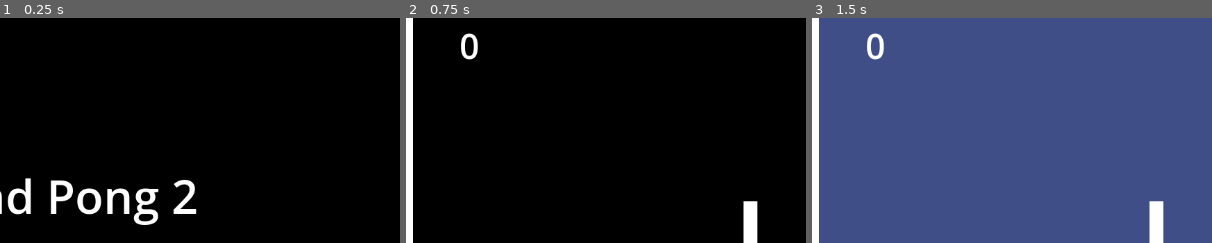
Above: before the commit, frames 1-3 (left to right).
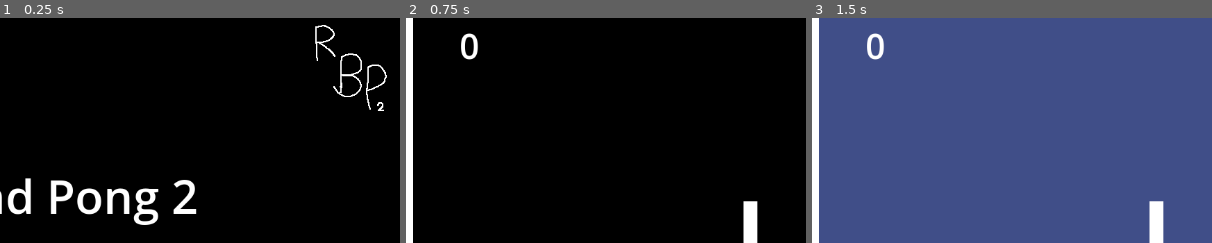
Above: after the commit, the same moments.

Repository: DDSuarez/ReallyBadPong2
Game: Godot game, scene res://src/scenes/main_menu.tscn
Two runs of this game, one before a commit and one after it. Both use one fixed random seed, a clock stepped at 60 frames per second and the inputs below. Before the commit the project starts from res://main_menu.tscn.
Inputs:
- Up to frame 1 (0.25 s): no input
- Up to frame 2 (0.75 s): click "2 Player" at 0.5 s
- Up to frame 3 (1.5 s): tap Enter at 1.25 s; hold W (p1_up) from 1.28 s (still down); tap A (p1_jam) at 1.35 s
The pictures show only the part of the screen within x 50-100%, y 0-50%; the shares and areas given below are measured in that part.

The runs differ from the first frame. In frame 1, 0.8% of the frame differs, in the area x 78-97%, y 3-42%; in frame 2, nothing differs; in frame 3, nothing differs.

Commit message:
re-architecting folder structure

Diff:
--- a/icon.svg
+++ /dev/null
@@ -1 +0,0 @@
-<svg height="128" width="128" xmlns="http://www.w3.org/2000/svg"><rect x="2" y="2" width="124" height="124" rx="14" fill="#363d52" stroke="#212532" stroke-width="4"/><g transform="scale(.101) translate(122 122)"><g fill="#fff"><path d="M105 673v33q407 354 814 0v-33z"/><path fill="#478cbf" d="m105 673 152 14q12 1 15 14l4 67 132 10 8-61q2-11 15-15h162q13 4 15 15l8 61 132-10 4-67q3-13 15-14l152-14V427q30-39 56-81-35-59-83-108-43 20-82 47-40-37-88-64 7-51 8-102-59-28-123-42-26 43-46 89-49-7-98 0-20-46-46-89-64 14-123 42 1 51 8 102-48 27-88 64-39-27-82-47-48 49-83 108 26 42 56 81zm0 33v39c0 276 813 276 813 0v-39l-134 12-5 69q-2 10-14 13l-162 11q-12 0-16-11l-10-65H447l-10 65q-4 11-16 11l-162-11q-12-3-14-13l-5-69z"/><path d="M483 600c3 34 55 34 58 0v-86c-3-34-55-34-58 0z"/><circle cx="725" cy="526" r="90"/><circle cx="299" cy="526" r="90"/></g><g fill="#414042"><circle cx="307" cy="532" r="60"/><circle cx="717" cy="532" r="60"/></g></g></svg>
--- a/project.godot
+++ b/project.godot
@@ -11,13 +11,15 @@
 [application]
 
 config/name="ReallyBadPong2"
-run/main_scene="res://main_menu.tscn"
+config/description="Pong but bad."
+config/version="1"
+run/main_scene="res://src/scenes/main_menu.tscn"
 config/features=PackedStringArray("4.2", "Forward Plus")
-config/icon="res://icon.svg"
+config/icon="res://assets/images/icon.png"
 
 [autoload]
 
-Globals="*res://globals.gd"
+Globals="*res://src/scripts/globals.gd"
 
 [display]
 
--- a/ball.tscn
+++ b/src/scenes/ball.tscn
@@ -1,7 +1,7 @@
 [gd_scene load_steps=4 format=3 uid="uid://d2pskdj6pp6np"]
 
-[ext_resource type="Script" path="res://ball.gd" id="1_hsn18"]
-[ext_resource type="AudioStream" uid="uid://mwhb71y66fdv" path="res://assets/ball_hit.wav" id="2_3rtc5"]
+[ext_resource type="Script" path="res://src/scripts/ball.gd" id="1_hsn18"]
+[ext_resource type="AudioStream" uid="uid://mwhb71y66fdv" path="res://assets/sounds/ball_hit.wav" id="2_dlrcc"]
 
 [sub_resource type="RectangleShape2D" id="RectangleShape2D_nwjwu"]
 size = Vector2(10, 10)
@@ -28,4 +28,4 @@
 shape = SubResource("RectangleShape2D_nwjwu")
 
 [node name="AudioStreamPlayer2D" type="AudioStreamPlayer2D" parent="."]
-stream = ExtResource("2_3rtc5")
+stream = ExtResource("2_dlrcc")
--- a/end_screen.tscn
+++ b/src/scenes/end_screen.tscn
@@ -1,9 +1,9 @@
 [gd_scene load_steps=2 format=3 uid="uid://dfx80ehjcavbg"]
 
-[ext_resource type="Script" path="res://end_screen.gd" id="1_ckdb2"]
+[ext_resource type="Script" path="res://src/scripts/end_screen.gd" id="1_6qxgj"]
 
 [node name="EndScreen" type="CanvasLayer"]
-script = ExtResource("1_ckdb2")
+script = ExtResource("1_6qxgj")
 
 [node name="Background" type="ColorRect" parent="."]
 offset_right = 1152.0
--- a/field.tscn
+++ b/src/scenes/field.tscn
@@ -1,10 +1,10 @@
 [gd_scene load_steps=9 format=3 uid="uid://lo32xksvi7sb"]
 
-[ext_resource type="Script" path="res://field.gd" id="1_3kao8"]
-[ext_resource type="Script" path="res://Player.gd" id="3_363c6"]
-[ext_resource type="Script" path="res://CPU.gd" id="4_0md7o"]
-[ext_resource type="PackedScene" uid="uid://d2pskdj6pp6np" path="res://ball.tscn" id="4_vvp0e"]
-[ext_resource type="AudioStream" uid="uid://d3jtx8ai5s0vx" path="res://assets/jingles-steel_00.ogg" id="5_410mk"]
+[ext_resource type="Script" path="res://src/scripts/field.gd" id="1_3kao8"]
+[ext_resource type="Script" path="res://src/scripts/Player.gd" id="3_363c6"]
+[ext_resource type="Script" path="res://src/scripts/CPU.gd" id="4_0md7o"]
+[ext_resource type="PackedScene" uid="uid://d2pskdj6pp6np" path="res://src/scenes/ball.tscn" id="4_vvp0e"]
+[ext_resource type="AudioStream" uid="uid://d3jtx8ai5s0vx" path="res://assets/sounds/jingles-steel_00.ogg" id="5_q5aiv"]
 
 [sub_resource type="RectangleShape2D" id="RectangleShape2D_ejmuw"]
 size = Vector2(20, 120)
@@ -134,7 +134,7 @@
 text = "Wrapped!"
 
 [node name="AudioStreamPlayer2D" type="AudioStreamPlayer2D" parent="."]
-stream = ExtResource("5_410mk")
+stream = ExtResource("5_q5aiv")
 
 [connection signal="body_entered" from="ScoreLeft" to="." method="_on_score_left_body_entered"]
 [connection signal="body_entered" from="ScoreRight" to="." method="_on_score_right_body_entered"]
--- a/main_menu.tscn
+++ b/src/scenes/main_menu.tscn
@@ -1,9 +1,10 @@
-[gd_scene load_steps=2 format=3 uid="uid://dp0mcgh1qtnjs"]
+[gd_scene load_steps=3 format=3 uid="uid://dp0mcgh1qtnjs"]
 
-[ext_resource type="Script" path="res://main_menu.gd" id="1_vaaye"]
+[ext_resource type="Script" path="res://src/scripts/main_menu.gd" id="1_184iu"]
+[ext_resource type="Texture2D" uid="uid://cnnsungi0ji64" path="res://assets/images/icon.png" id="2_ge1ns"]
 
 [node name="MainMenu" type="CanvasLayer"]
-script = ExtResource("1_vaaye")
+script = ExtResource("1_184iu")
 
 [node name="Background" type="ColorRect" parent="."]
 offset_right = 1152.0
@@ -76,5 +77,9 @@
 
 First to 10 wins"
 
+[node name="Icon" type="Sprite2D" parent="."]
+position = Vector2(1080, 72)
+texture = ExtResource("2_ge1ns")
+
 [connection signal="pressed" from="OnePlayer/OnePlayerMode" to="." method="_on_one_player_mode_pressed"]
 [connection signal="pressed" from="TwoPlayer/TwoPlayerMode" to="." method="_on_two_player_mode_pressed"]
--- a/end_screen.gd
+++ b/src/scripts/end_screen.gd
@@ -23,5 +23,5 @@
 func _on_restart_button_pressed():
 	Globals.playerScore = 0
 	Globals.cpuScore = 0
-	var main_menu = load("res://main_menu.tscn")
+	var main_menu = load("res://src/scenes/main_menu.tscn")
 	get_tree().change_scene_to_packed(main_menu)
--- a/field.gd
+++ b/src/scripts/field.gd
@@ -1,6 +1,6 @@
 extends Node2D
 
-@onready var end_screen = preload("res://end_screen.tscn")
+@onready var end_screen = preload("res://src/scenes/end_screen.tscn")
 
 @onready var screen_size = get_viewport_rect().size
 
@@ -43,7 +43,7 @@
 	match jam:
 		1:
 			# spawn a new ball
-			var ballScene = load("res://ball.tscn")
+			var ballScene = load("res://src/scenes/ball.tscn")
 			var newBall = ballScene.instantiate()
 			newBall.position.x = screen_size.x / 2
 			newBall.position.y = randi_range(200, screen_size.y - 200)
@@ -80,7 +80,7 @@
 			$Ball.speed -= $Ball.ACCEL
 		8:
 			# launches a fast ball from the paddle across the screen
-			var ballScene = load("res://ball.tscn")
+			var ballScene = load("res://src/scenes/ball.tscn")
 			var newBall = ballScene.instantiate()
 			newBall.speed = 1000
 
--- a/main_menu.gd
+++ b/src/scripts/main_menu.gd
@@ -13,7 +13,7 @@
 
 
 func load_game():
-	game_screen = load("res://field.tscn")
+	game_screen = load("res://src/scenes/field.tscn")
 	get_tree().change_scene_to_packed(game_screen)
 
 
Binary file added: assets/images/icon.png
Not shown, changed: assets/images/icon.png.import
Not shown, removed: assets/jingles-steel_00.ogg.import
Not shown, changed: assets/sounds/ball_hit.wav.import
Not shown, added: assets/sounds/jingles-steel_00.ogg.import
Renamed: CPU.gd -> src/scripts/CPU.gd
Renamed: Player.gd -> src/scripts/Player.gd
Renamed: ball.gd -> src/scripts/ball.gd
Renamed: globals.gd -> src/scripts/globals.gd
Not shown, added: assets/images/icon.pxo
Not shown, added: assets/sounds/ball_hit.mmpz
Not shown, added: assets/sounds/ball_hit.mmpz.bak
(and 2 more such lines)
